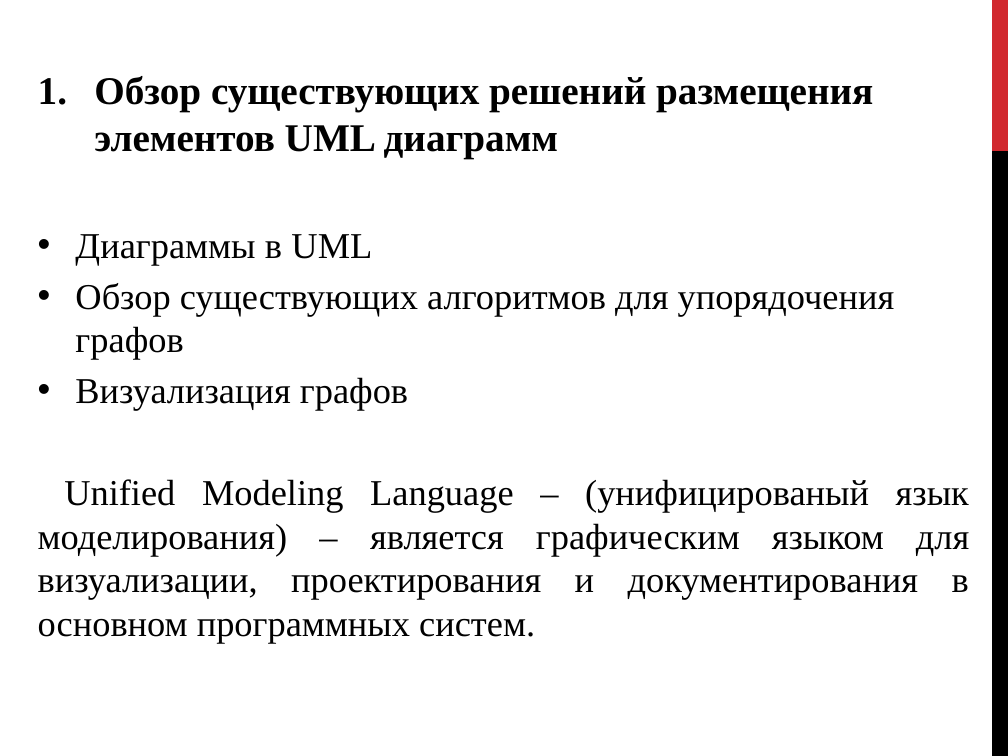
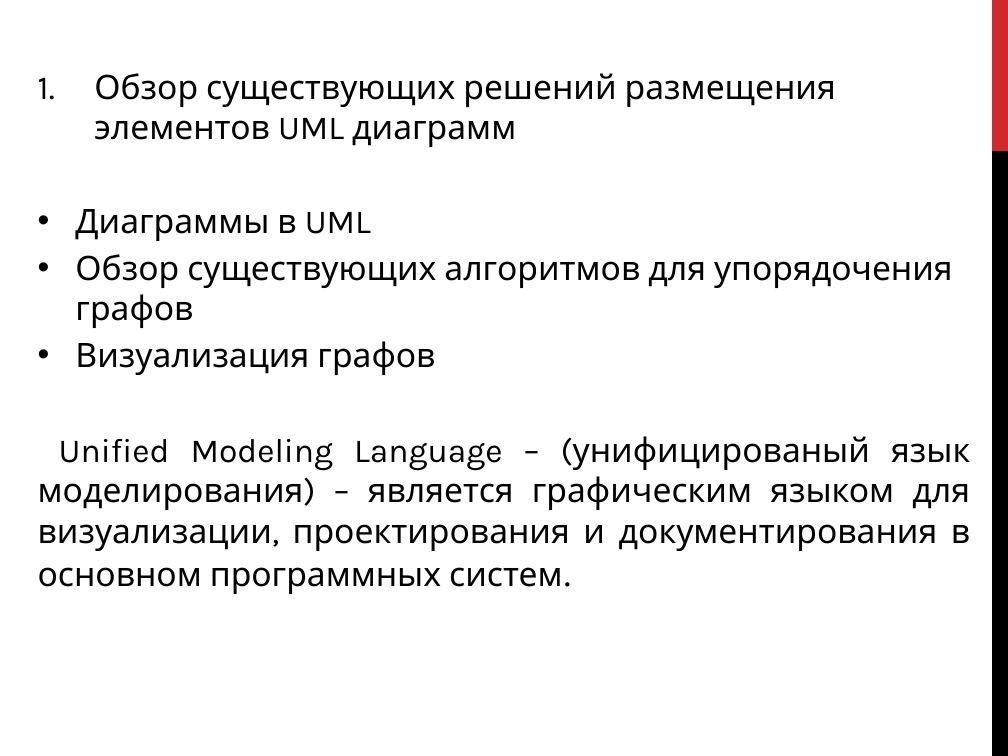
Before and after one commit to alexnodejs/onto-diploma, a slide deck: slide 8 of presentation/Slides_Viktor_Pecherskiy.pptx (slide 3 before the commit). Drawn at 1008x756 pixels with LibreOffice and Linux fonts; fonts in the diff are those of the drawing. Boxes give left, top, right and bottom in pixels: in the first picture for what was removed or moved away, otherwise in the second. Text is boxed around its words. In the diff, an @@ line names an element or a change of style, - is before the commit and + after.

```diff
--- a/presentation/Slides_Viktor_Pecherskiy.pptx
+++ b/presentation/Slides_Viktor_Pecherskiy.pptx
@@ text "Обзор существующих решений размещения элементов ..." at bbox=[38, 73, 970, 594]: size 28 to 24 pt, bold off in "Обзор существующих решений размещения элементов UML диаграмм"; font Times New Roman to Karla; size 26 to 24 pt in "Диаграммы в UML", "Обзор существующих алгоритмов для упорядочения графов", "Визуализация графов", "Unified Modeling Language – (унифицированый язык моделирован ..." @@
```
Also in this commit, not shown: 4 other slides changed, 5 slides added, 3 other files.
